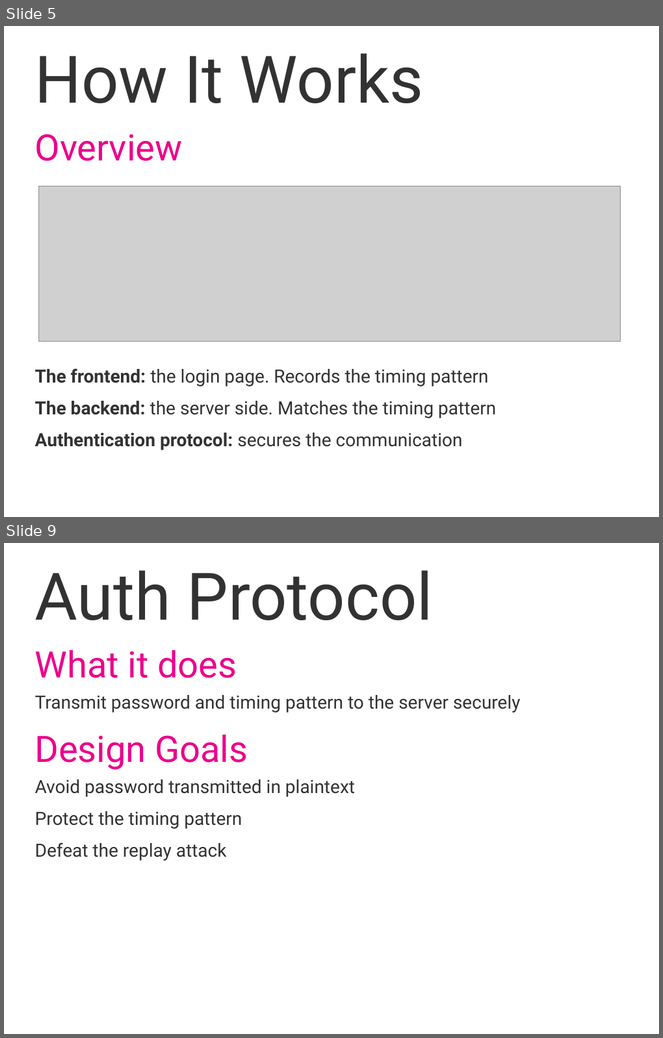
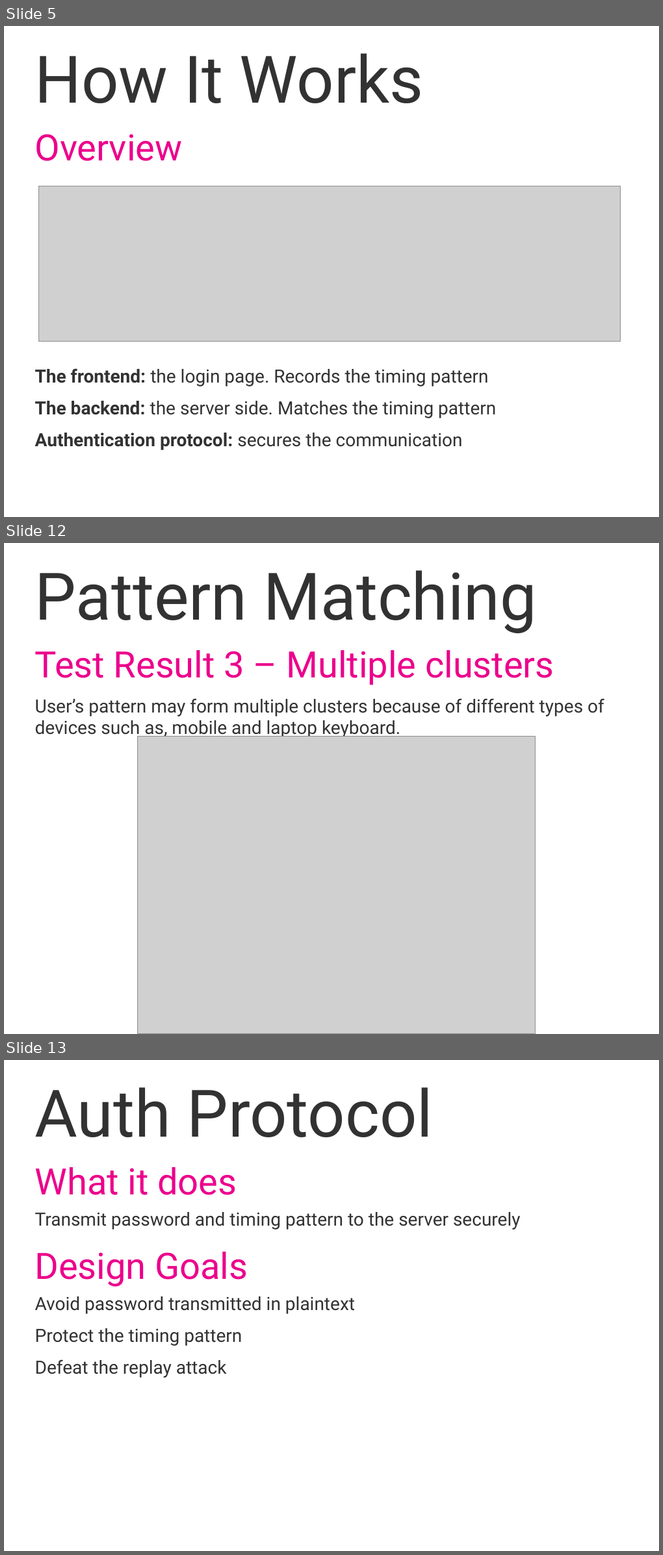
Before and after one commit to swift-fox/ksd-auth, a slide deck: ksd-auth.pptx. Shown one above the other, each under a label of ours: slides 5 and 9 before the commit, slides 5, 12 and 13 after it; the slides between them are not shown. The pictures are 663x1038 and 663x1555 pixels, drawn with LibreOffice and Linux fonts; fonts in the diff are those of the drawing; grey boxes stand for pictures; background and template pictures are left out. Boxes give left, top, right and bottom in pixels: in the first picture for what was removed or moved away, otherwise in the second. Text is boxed around its words. In the diff, an @@ line names an element or a change of style, - is before the commit and + after.

Commit message:
Add ppt pages and test simulation code

```diff
--- a/ksd-auth.pptx
+++ b/ksd-auth.pptx
@@ slide 12 added at <box>4,543,659,1034</box>, background #FFFFFF @@
@@ title added at <box>35,570,537,633</box>, 72 pt, text #323232 @@
+Pattern Matching
@@ text added at <box>35,650,605,739</box>, 20 pt, text #323232 @@
+Test Result 3 – Multiple clusters
+  User’s pattern may form multiple clusters because of different types of devices such as, mobile and laptop keyboard.
@@ picture added at <box>138,736,535,1034</box> @@
@@ what was slide 9 is now slide 13 @@
```
Also in this commit, not shown: 3 slides changed, 3 other slides added, 2 other files.
